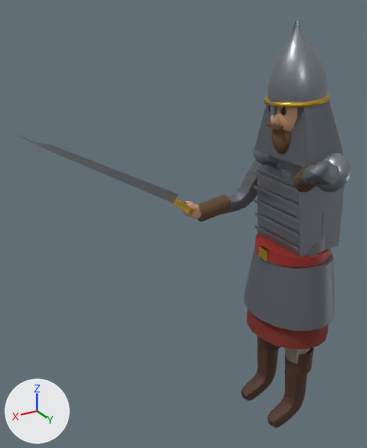
What one commit did to the glTF model models/era1/rus_otliq.glb.
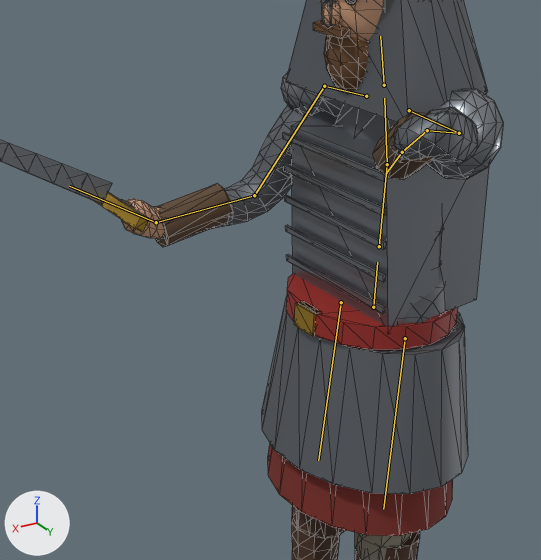
Each version is shown whole from a camera (50 mm lens) standing at (1.563, 1.625, 1.999) and looking at (0.503, -0.14, 1.116), then close up on the part from 35% to 100% of the width and 25% to 80% of the height. The lights are fixed; the arrows at lower left show +X, +Y and +Z. The last two pictures show the newer version. Both versions are drawn at frame 24 of the action 'Block'; the numbers are the values there. The bones that change, and the others that lie on the model, are drawn over the model as lines in the close-ups. The close-ups show mesh edges as thin lines.

In view in the first close-up: 'Body', 'Sword'.
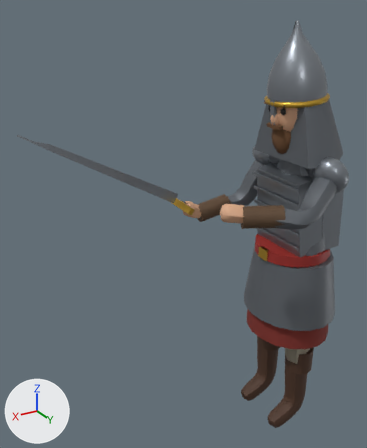
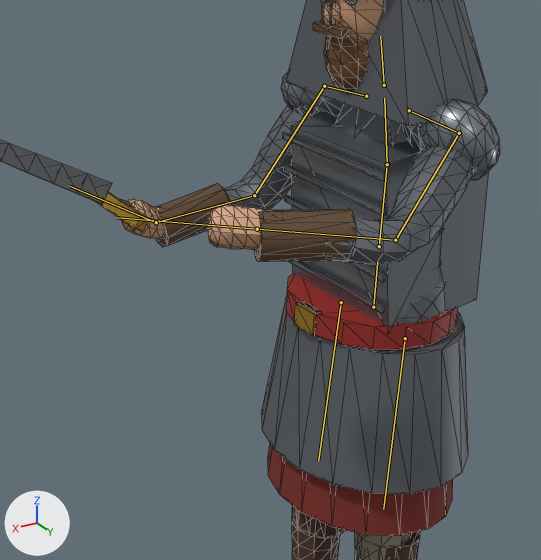
The change in detail:
Bone 'UpperArm.L' (bone_upperarm_l) turns from (34, -7, -115) to (17, -7, -67) degrees about its own x, y and z.
Bone 'ForeArm.L' (bone_forearm_l) turns from (-136, -54, -47) to (-45, 28, -65) degrees about its own x, y and z.

What differs and where, as boxes [x1, y1, x2, y2] in the close-ups (541 x 560 px):
'Body', posed: before [121, 0, 504, 560]; after [121, 0, 500, 560]
bone 'UpperArm.L', root to tip: before (459, 133) to (427, 130); after (459, 133) to (395, 240)
bone 'ForeArm.L', root to tip: before (427, 130) to (402, 152); after (395, 240) to (257, 229)
